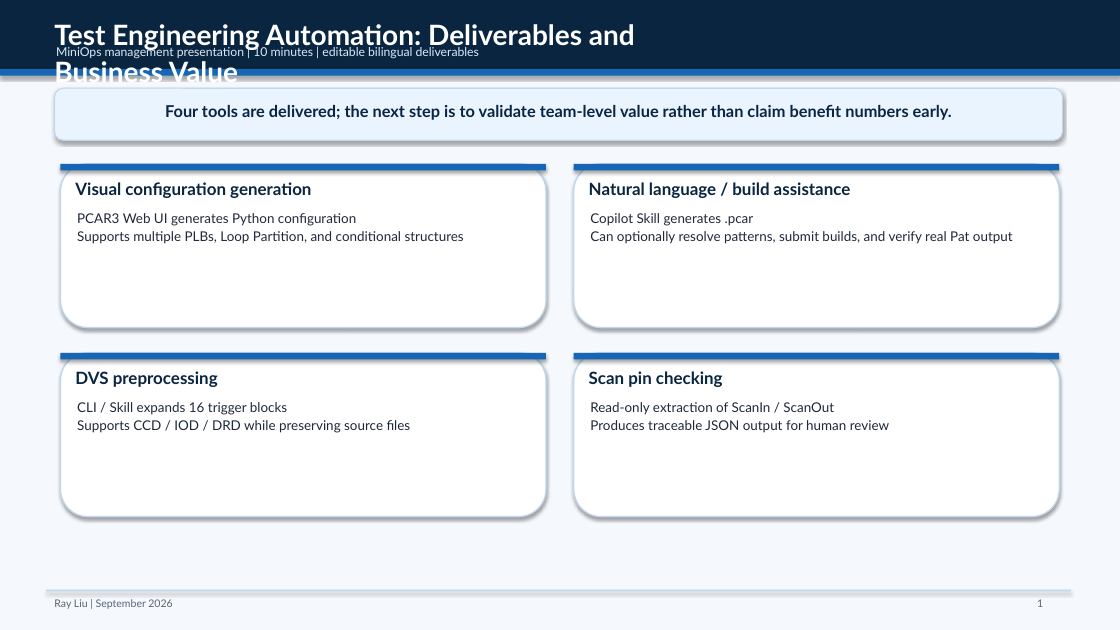
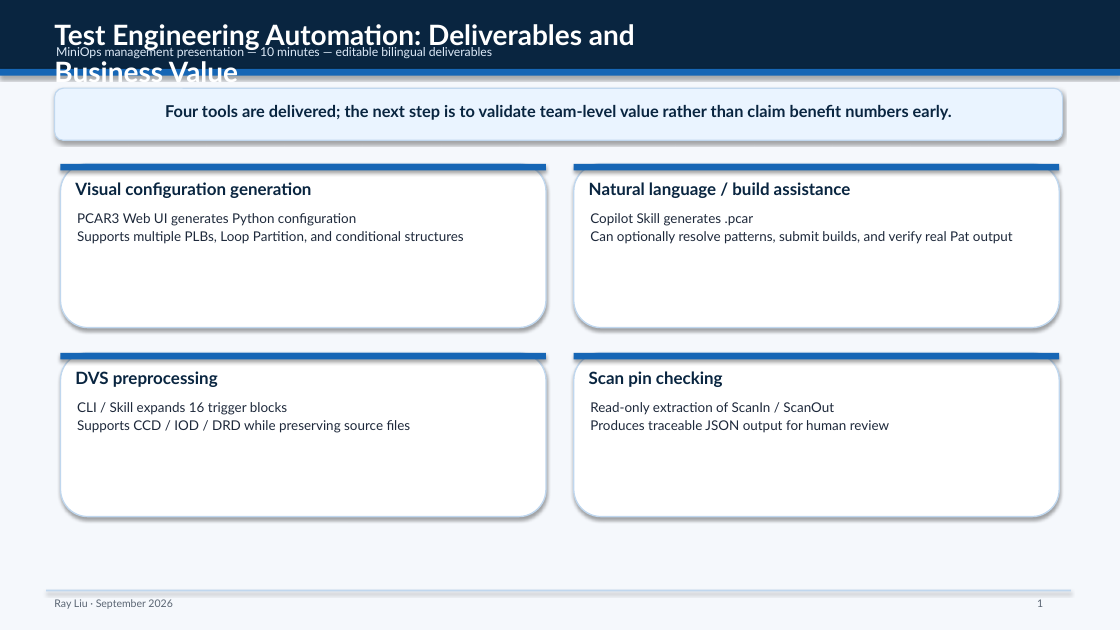
Before and after one commit to Ray-Liu-intel/-PCAR3-Python-Code-Generator, a slide deck: slide 1 of presentations/miniops/MiniOps_Management_EN.pptx. Drawn at 1120x630 pixels with LibreOffice and Linux fonts; fonts in the diff are those of the drawing. Boxes give left, top, right and bottom in pixels: in the first picture for what was removed or moved away, otherwise in the second. Text is boxed around its words. In the diff, an @@ line names an element or a change of style, - is before the commit and + after.

```diff
--- a/presentations/miniops/MiniOps_Management_EN.pptx
+++ b/presentations/miniops/MiniOps_Management_EN.pptx
@@ text at (56, 45, 492, 59): text changed @@
-MiniOps management presentation | 10 minutes | editable bilingual deliverables
+MiniOps management presentation — 10 minutes — editable bilingual deliverables
@@ text at (54, 599, 172, 609): text changed @@
-Ray Liu | September 2026
+Ray Liu · September 2026
```
Also in this commit, not shown: 5 other slides changed, 2 other files.
